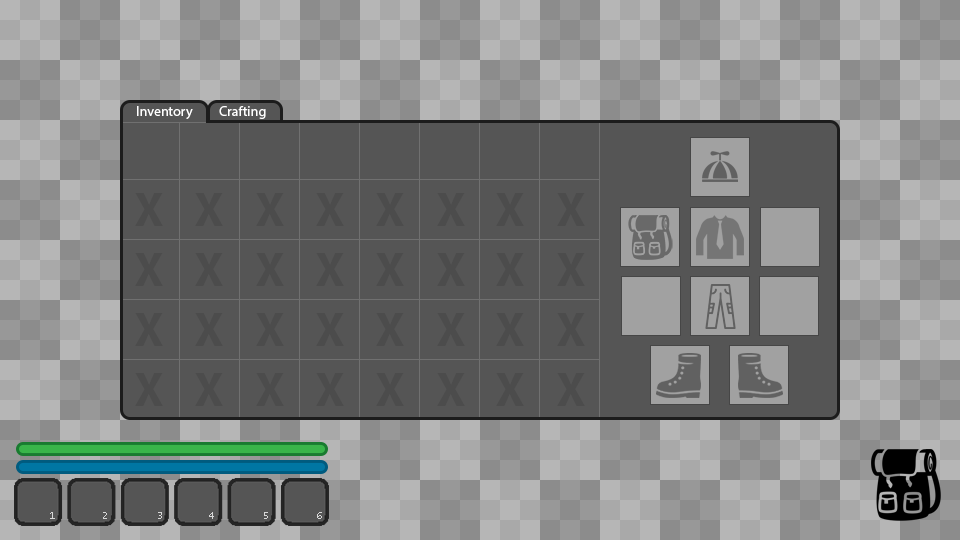
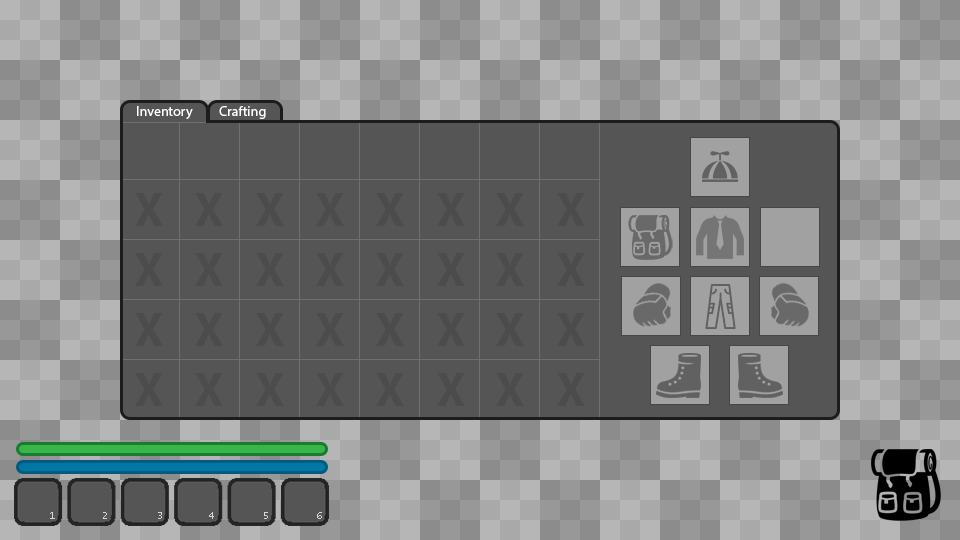
Layers edited between the first and the second w=960, h=540 image:
added layer "Layer 3 copy" (35%) above "Layer 3" over [left=633, top=282, right=671, bottom=327]
added layer "Layer 3" (35%) above "Icons" over [left=771, top=282, right=809, bottom=327]
